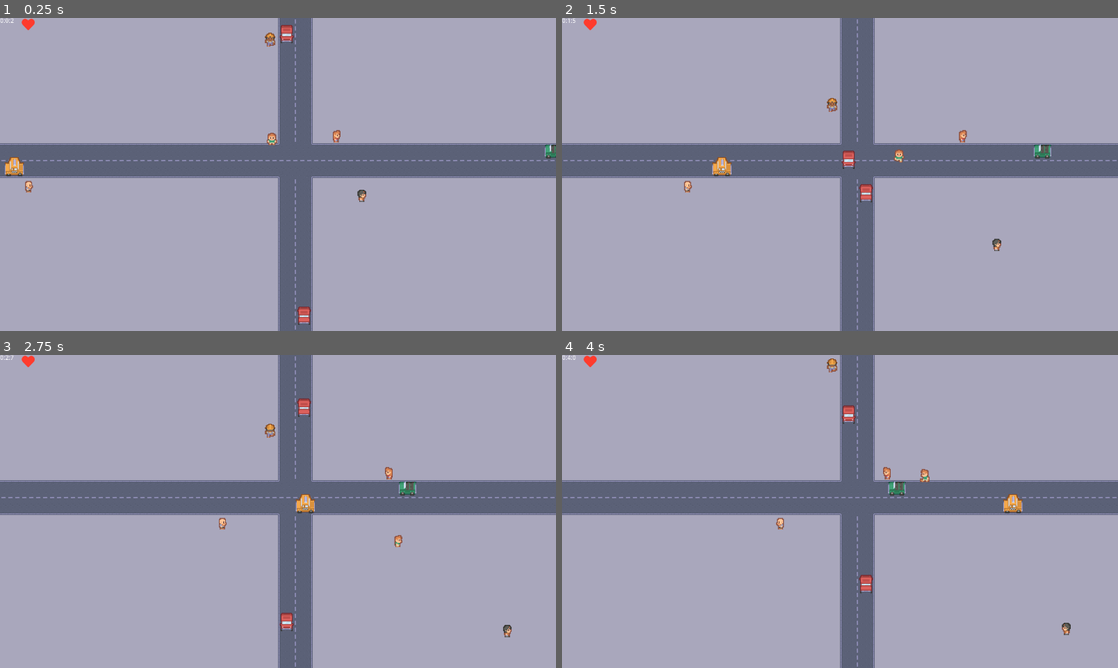
Above: before the commit, frames 1-4 (two rows, left to right).
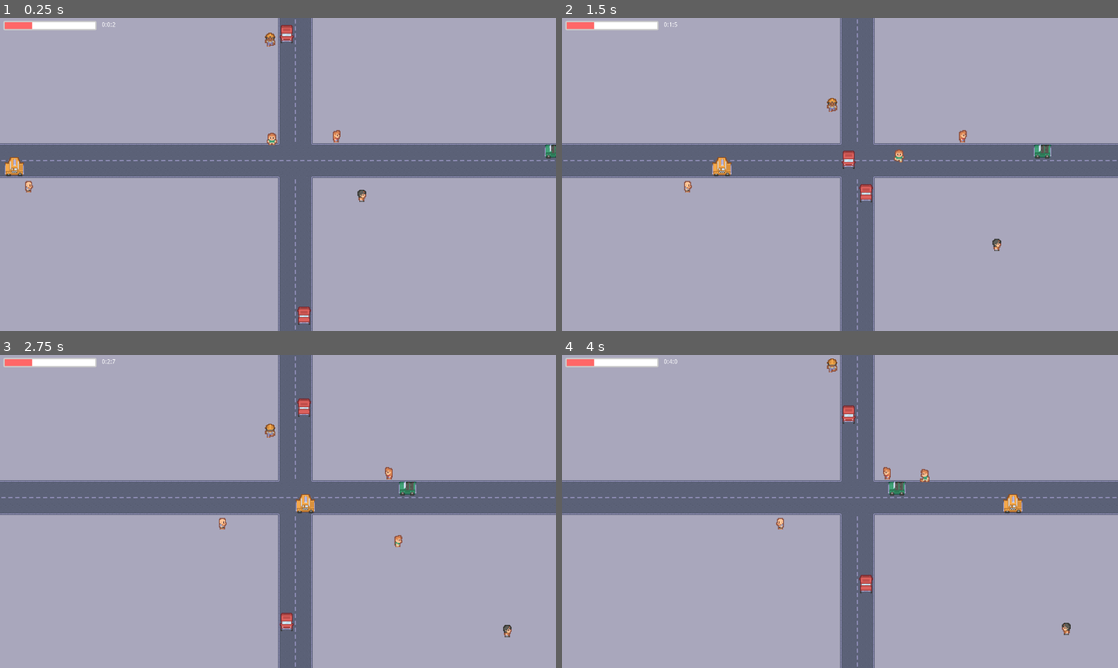
Above: after the commit, the same moments.

Repository: KimSM98/Team2-Godot
Game: Godot game, scene res://Main.tscn
Same seed, same stepped clock (60 frames per second), same inputs: the game is played once before the commit and once after it.
Inputs:
- Up to frame 1 (0.25 s): no input
- Up to frame 2 (1.5 s): hold Right (ui_right) 0.53-1.28 s; hold Down (ui_down) from 1.28 s (still down)
- Up to frame 3 (2.75 s): release Down (ui_down) at 2.03 s; hold Right (ui_right) from 2.03 s (still down)
- Up to frame 4 (4 s): release Right (ui_right) at 2.78 s; hold Up (ui_up) 2.78-3.53 s; hold Left (ui_left) from 3.53 s (still down)

The runs differ from the first frame. In frame 1, 0.5% of the frame differs, in the area x 0-21%, y 0-4%; in frame 2, 0.5%; in frame 3, 0.5%; in frame 4, 0.5%.

Commit message:
create HealthBar

Diff:
--- a/Main.tscn
+++ b/Main.tscn
@@ -9,10 +9,30 @@
 [ext_resource path="res://Animation Frames/Friends/Friend_Bold.tres" type="SpriteFrames" id=7]
 [ext_resource path="res://Animation Frames/Friends/Friend_Headband.tres" type="SpriteFrames" id=8]
 [ext_resource path="res://Scripts/UI/TimeDisplayer.gd" type="Script" id=9]
-[ext_resource path="res://Assets/UI/heart-solid.png" type="Texture" id=10]
 [ext_resource path="res://Scenes/Enemy/Car.tscn" type="PackedScene" id=11]
 [ext_resource path="res://Animation Frames/Cars/Car_Green.tres" type="SpriteFrames" id=12]
 [ext_resource path="res://Animation Frames/Cars/Car_Yellow.tres" type="SpriteFrames" id=13]
+
+[sub_resource type="Theme" id=1]
+
+[sub_resource type="StyleBoxFlat" id=2]
+bg_color = Color( 1, 0.407843, 0.407843, 1 )
+border_width_left = 3
+border_width_top = 3
+border_width_bottom = 3
+corner_radius_top_left = 3
+corner_radius_bottom_left = 3
+
+[sub_resource type="StyleBoxFlat" id=3]
+bg_color = Color( 1, 1, 1, 1 )
+border_width_left = 3
+border_width_top = 3
+border_width_right = 3
+border_width_bottom = 3
+corner_radius_top_left = 3
+corner_radius_top_right = 3
+corner_radius_bottom_right = 3
+corner_radius_bottom_left = 3
 
 [node name="Main" type="Node2D"]
 
@@ -110,8 +130,10 @@
 position = Vector2( 223, 150 )
 
 [node name="TimeDisplayer" type="RichTextLabel" parent="."]
-margin_right = 40.0
-margin_bottom = 40.0
+margin_left = 234.0
+margin_top = 9.0
+margin_right = 274.0
+margin_bottom = 49.0
 script = ExtResource( 9 )
 __meta__ = {
 "_edit_use_anchors_": false
@@ -121,31 +143,18 @@
 wait_time = 0.1
 autostart = true
 
-[node name="MarginContainer" type="MarginContainer" parent="."]
-margin_left = 50.0
-margin_right = 358.0
-margin_bottom = 100.0
+[node name="HealthBar" type="ProgressBar" parent="."]
+margin_left = 8.0
+margin_top = 7.0
+margin_right = 222.0
+margin_bottom = 28.0
+theme = SubResource( 1 )
+custom_styles/fg = SubResource( 2 )
+custom_styles/bg = SubResource( 3 )
+value = 30.0
+percent_visible = false
 __meta__ = {
 "_edit_use_anchors_": false
 }
 
-[node name="HBoxContainer" type="HBoxContainer" parent="MarginContainer"]
-margin_right = 308.0
-margin_bottom = 100.0
-
-[node name="TextureRect" type="TextureRect" parent="MarginContainer/HBoxContainer"]
-margin_right = 30.0
-margin_bottom = 100.0
-texture = ExtResource( 10 )
-
-[node name="TextureRect2" type="TextureRect" parent="MarginContainer/HBoxContainer"]
-margin_left = 34.0
-margin_right = 34.0
-margin_bottom = 100.0
-
-[node name="TextureRect3" type="TextureRect" parent="MarginContainer/HBoxContainer"]
-margin_left = 38.0
-margin_right = 38.0
-margin_bottom = 100.0
-
 [connection signal="timeout" from="TimeDisplayer/ms" to="TimeDisplayer" method="_on_ms_timeout"]
Not shown: 1 places in Main.tscn that only renumber resources
